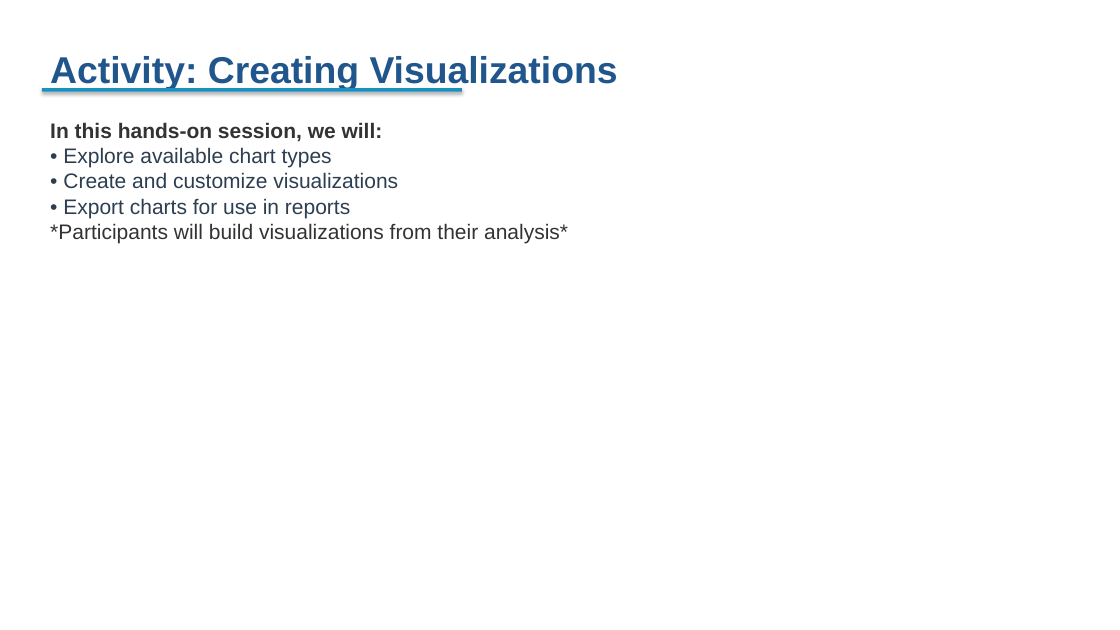
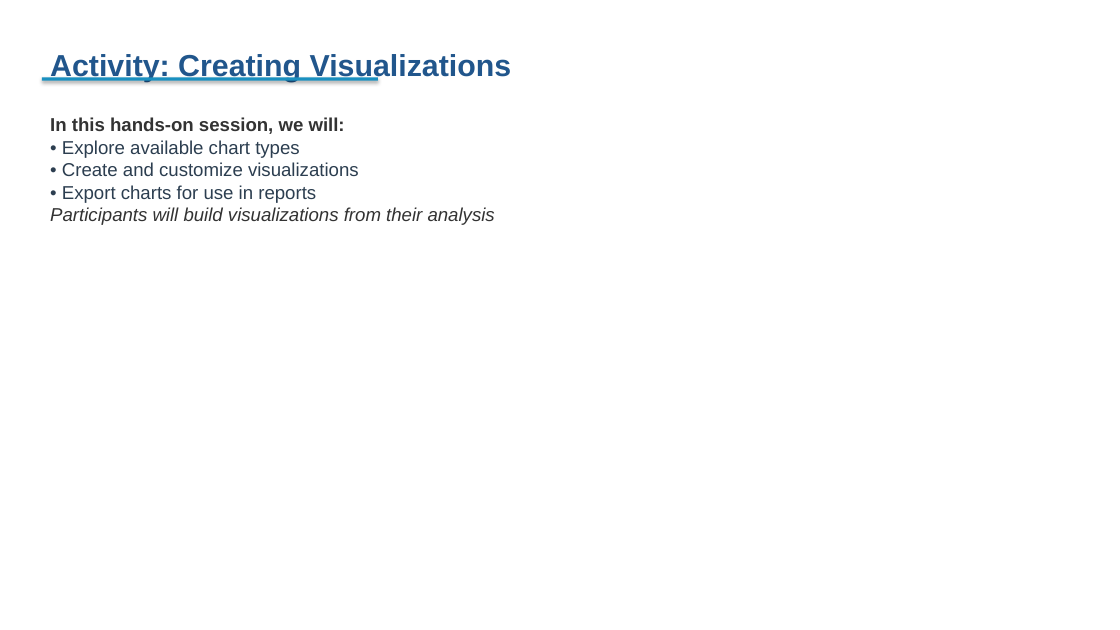
Before and after one commit to angelicalohdz/fastr-resource-hub, a slide deck: slide 57 of outputs/2026-zambia_deck.pptx (slide 34 before the commit). Drawn at 1120x630 pixels with LibreOffice and Linux fonts; fonts in the diff are those of the drawing. Boxes give left, top, right and bottom in pixels: in the first picture for what was removed or moved away, otherwise in the second. Text is boxed around its words. In the diff, an @@ line names an element or a change of style, - is before the commit and + after.

```diff
--- a/outputs/2026-zambia_deck.pptx
+++ b/outputs/2026-zambia_deck.pptx
@@ text "Activity: Creating Visualizations" at [50, 54, 512, 82]: size 32 to 26 pt @@
@@ rectangle: place and size @@
-rectangle at [42, 88, 462, 92]
+rectangle at [42, 77, 378, 81]
@@ text at [50, 117, 359, 203]: size 18 to 16 pt in "In this hands-on session, we will:", "• Explore available chart types", "• Create and customize visualizations", "• Export charts for use in reports" @@
@@ text at [50, 207, 495, 225]: text changed; size 18 to 16 pt; italic on @@
-*Participants will build visualizations from their analysis*
+Participants will build visualizations from their analysis
```
Also in this commit, not shown: 69 other slides changed, 40 slides added, 8 slides removed, 34 other files.
